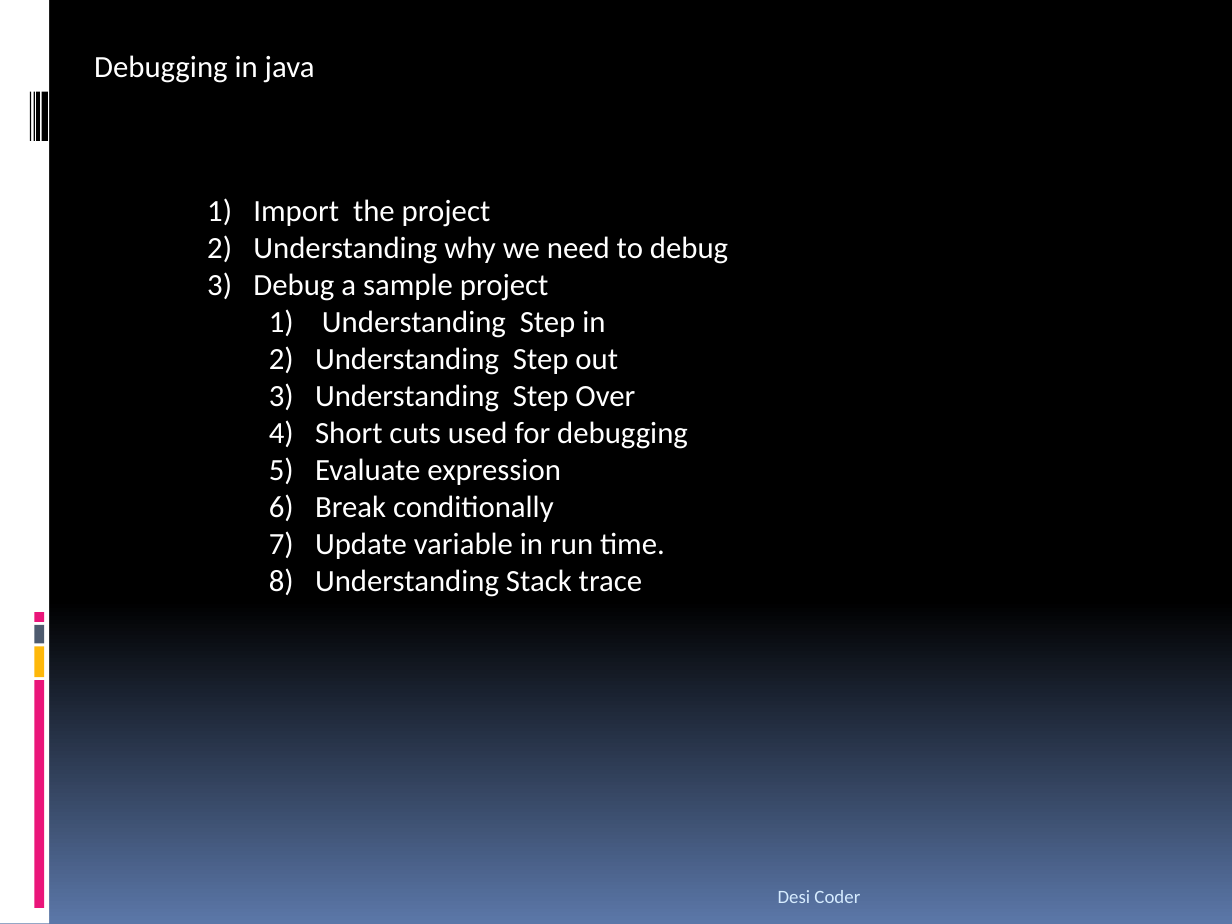
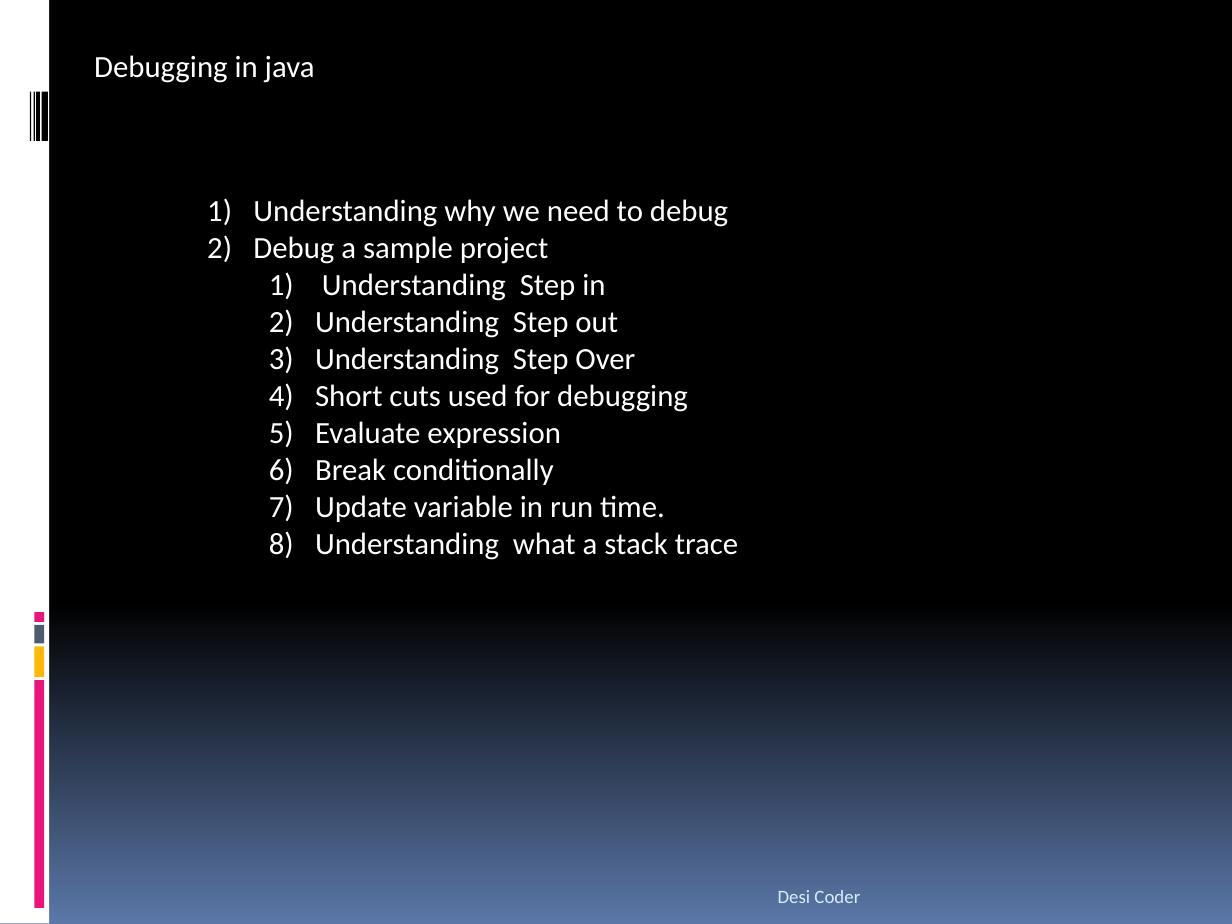
Before and after one commit to iyyanijithin/java, a slide deck: slide 1 of HowToDebug/Calculator/src/main/resources/DebugInJava.pptx. Drawn at 1232x924 pixels with LibreOffice and Linux fonts; fonts in the diff are those of the drawing. Boxes give left, top, right and bottom in pixels: in the first picture for what was removed or moved away, otherwise in the second. Text is boxed around its words. In the diff, an @@ line names an element or a change of style, - is before the commit and + after.

```diff
--- a/HowToDebug/Calculator/src/main/resources/DebugInJava.pptx
+++ b/HowToDebug/Calculator/src/main/resources/DebugInJava.pptx
@@ text at box(253, 199, 491, 227): paragraph removed @@
-1) Import the project
@@ text at box(315, 532, 738, 560): text changed @@
-  8) Understanding Stack trace
+  8) Understanding what a stack trace
```
Also in this commit, not shown: 1 other file.
